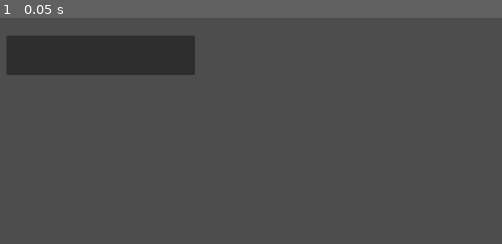
Above: before the commit, frame 1.
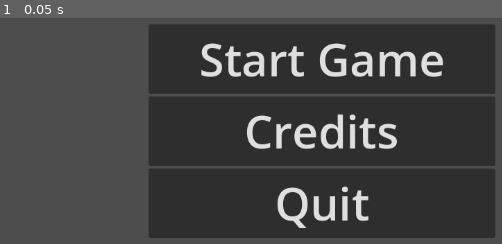
Above: after the commit, the same moment.

Repository: zoebiscuit/You-veGotMal
Game: Godot game, scene res://node_2d.tscn
The game is run twice, just before and just after one commit, with the same random seed, the same clock (stepped at 60 frames per second) and the same inputs. The project has no main scene, so this scene is started directly.
Inputs:
- Up to frame 1 (0.05 s): no input

The runs differ from the first frame. In frame 1, 65% of the frame differs, in the area x 1-99%, y 3-98%.

Commit message:
finished buttons
finished buttos: start game, credits, and quit.

Diff:
--- a/you've-got-mail/node_2d.tscn
+++ b/you've-got-mail/node_2d.tscn
@@ -1,30 +1,35 @@
 [gd_scene format=3 uid="uid://bqrliufa3wlk3"]
-
-[sub_resource type="GDScript" id="GDScript_y32ns"]
-script/source = "extends Button
-
-
-# Called when the node enters the scene tree for the first time.
-func _ready() -> void:
-	pass # Replace with function body.
-
-
-# Called every frame. 'delta' is the elapsed time since the previous frame.
-func _process(delta: float) -> void:
-	pass
-
-
-func _on_pressed() -> void:
-	pass # Replace with function body.
-"
 
 [node name="Node2D" type="Node2D" unique_id=556284399]
 
-[node name="Button" type="Button" parent="." unique_id=1885653259]
-offset_left = 139.0
-offset_top = 262.0
-offset_right = 411.0
-offset_bottom = 319.0
-script = SubResource("GDScript_y32ns")
+[node name="VBoxContainer" type="VBoxContainer" parent="." unique_id=381065213]
+offset_left = 168.0
+offset_top = 246.0
+offset_right = 1021.0
+offset_bottom = 531.0
 
-[connection signal="pressed" from="Button" to="Button" method="_on_pressed"]
+[node name="Start Game" type="Button" parent="VBoxContainer" unique_id=500129949]
+custom_minimum_size = Vector2(500, 100)
+layout_mode = 2
+size_flags_horizontal = 4
+size_flags_vertical = 0
+theme_override_font_sizes/font_size = 65
+text = "Start Game"
+
+[node name="Credits" type="Button" parent="VBoxContainer" unique_id=1277919041]
+custom_minimum_size = Vector2(500, 100)
+layout_mode = 2
+size_flags_horizontal = 4
+size_flags_vertical = 0
+theme_override_font_sizes/font_size = 65
+text = "Credits
+"
+
+[node name="Quit" type="Button" parent="VBoxContainer" unique_id=292300871]
+custom_minimum_size = Vector2(500, 100)
+layout_mode = 2
+size_flags_horizontal = 4
+size_flags_vertical = 0
+theme_override_font_sizes/font_size = 65
+text = "Quit
+"
